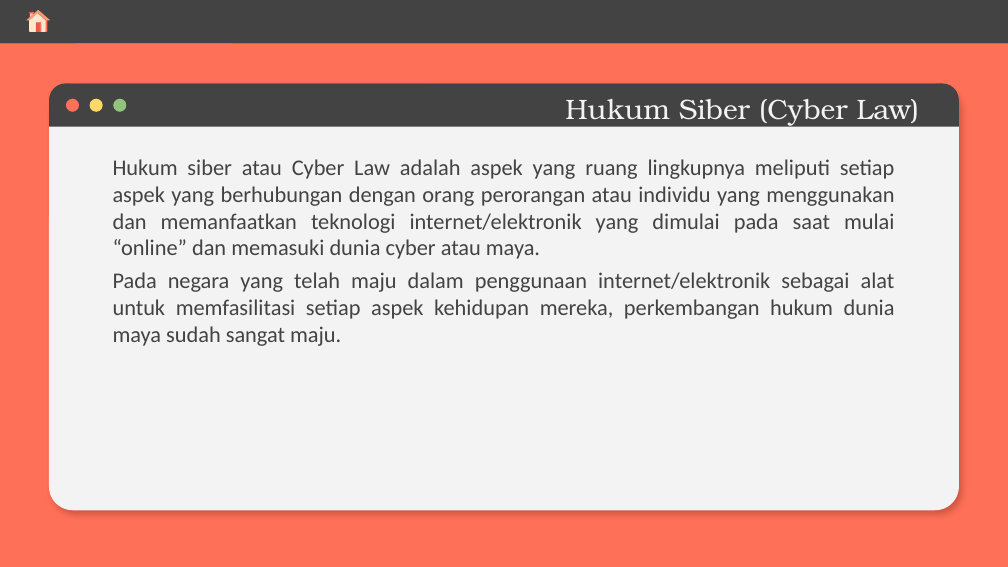
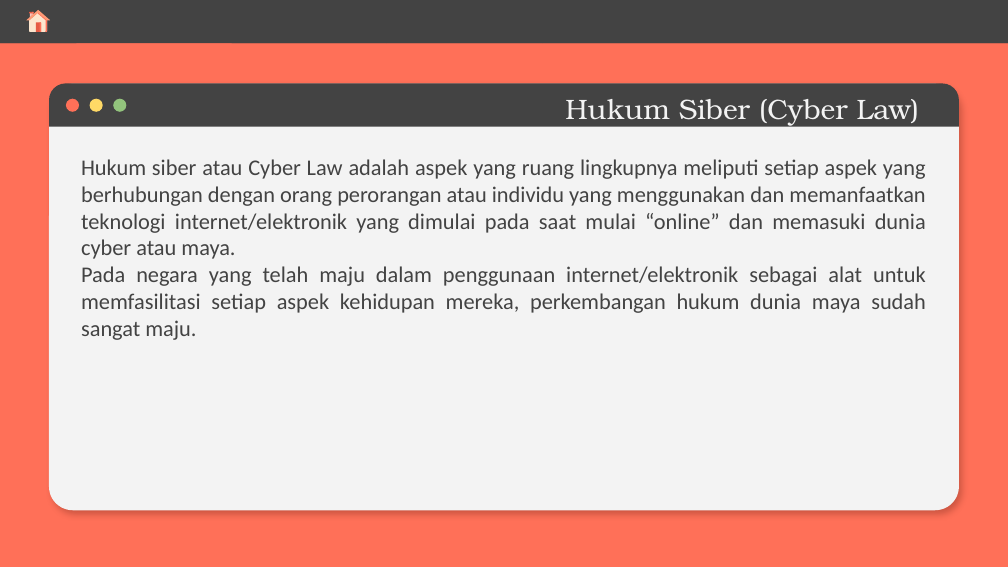
Before and after one commit to farhanalmoza/semester1, a slide deck: slide 13 of Etika & Kompetensi Informatika/UAS/Kelompok.pptx. Drawn at 1008x567 pixels with LibreOffice and Linux fonts; fonts in the diff are those of the drawing. Boxes give left, top, right and bottom in pixels: in the first picture for what was removed or moved away, otherwise in the second. Text is boxed around its words. In the diff, an @@ line names an element or a change of style, - is before the commit and + after.

```diff
--- a/Etika & Kompetensi Informatika/UAS/Kelompok.pptx
+++ b/Etika & Kompetensi Informatika/UAS/Kelompok.pptx
@@ subtitle "Hukum siber atau Cyber Law ...": place and size @@
-subtitle "Hukum siber atau Cyber Law ..." at [113,159,895,346]
+subtitle "Hukum siber atau Cyber Law ..." at [81,159,926,340]
@@ subtitle "Hukum siber atau Cyber Law ..." at [81,159,926,340]: less space between paragraphs @@
```
Also in this commit, not shown: 1 other slide changed, 1 slide removed, 15 other files.
